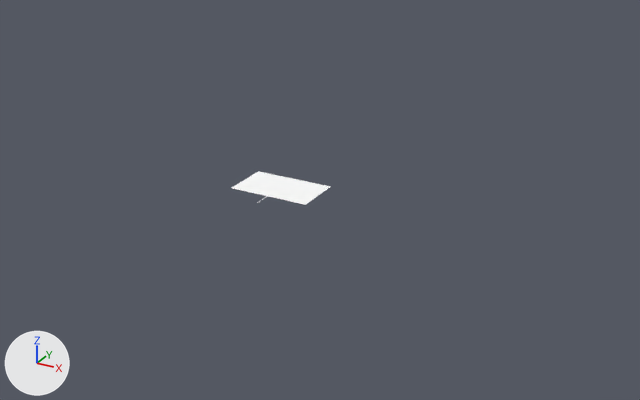
Two versions of the OBJ model Assets/models/maps/lowtide/lowtide_water.obj, one commit apart.
Both versions are drawn from a 50 mm camera at (120236.0, -187125.0, 96558.0) aimed at (11156.0, 11203.0, -2605.0). Arrows for +X, +Y and +Z are at lower left; the lights stay in place. The older version comes first. Where no turn or scale is listed for an object, it has been applied to the vertices. Vertices at exactly the same position are counted once.

The scene before the commit, as lines of its bpy script (objects in view):
```python
me_lowtide_water = bpy.data.meshes.new('lowtide_water')
me_lowtide_water.from_pydata(...)  # 450 vertices, 358 faces; spans x -12000.0..12000.0, y -3400.0..16000.0, z -150.0..-128.0
me_lowtide_water.materials.append(mat_lt_water)  # white #ffffff
ob_lowtide_water = bpy.data.objects.new('lowtide_water', me_lowtide_water)
ob_lowtide_water.location = (0.0, 0.0, 0.0)
```
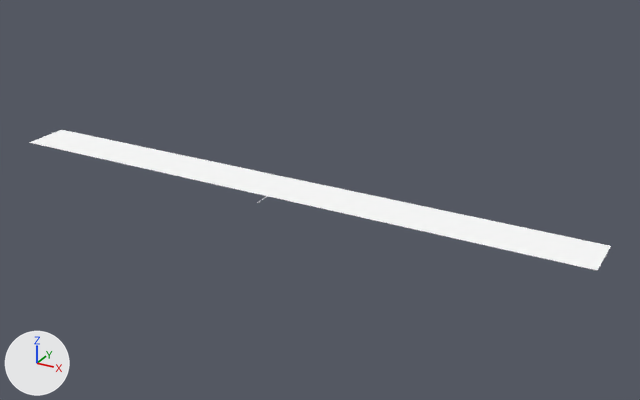
Diff of the bpy script that builds the scene:
```diff
--- a/Assets/models/maps/lowtide/lowtide_water.obj.py
+++ b/Assets/models/maps/lowtide/lowtide_water.obj.py
@@ me_lowtide_water @@
 # used by ob_lowtide_water; location = (0.0, 0.0, 0.0)
-me_lowtide_water.from_pydata(...)  # 450 vertices, 358 faces; spans x -12000.0..12000.0, y -3400.0..16000.0, z -150.0..-128.0
-me_lowtide_water.vertices[6].co = (12000.0, 16000.0, -150.0)  # pixel (330, 186)
-me_lowtide_water.vertices[7].co = (-12000.0, 16000.0, -150.0)  # pixel (258, 171)
-me_lowtide_water.vertices[8].co = (-12000.0, 1600.0, -150.0)  # pixel (230, 188)
-me_lowtide_water.vertices[9].co = (12000.0, 1600.0, -150.0)  # pixel (305, 204)
+me_lowtide_water.from_pydata(...)  # 450 vertices, 358 faces; spans x -89100.0..89100.0, y -3400.0..16000.0, z -150.0..-128.0
+# me_lowtide_water part 1
+me_lowtide_water.vertices[6].co = (89100.0, 16000.0, -150.0)  # pixel (611, 245)
+me_lowtide_water.vertices[7].co = (-89100.0, 16000.0, -150.0)  # pixel (61, 129)
+me_lowtide_water.vertices[8].co = (-89100.0, 1600.0, -150.0)  # pixel (29, 142)
+me_lowtide_water.vertices[9].co = (89100.0, 1600.0, -150.0)  # pixel (597, 270)
 me_lowtide_water.materials.append(mat_lt_water)
```

What differs and where, as boxes (x1, y1, x2, y2) in the pictures (640 x 400 px):
'lowtide_water', reshaped (483% wider, 303% taller): before (232, 171, 331, 205); after (29, 130, 611, 270)
